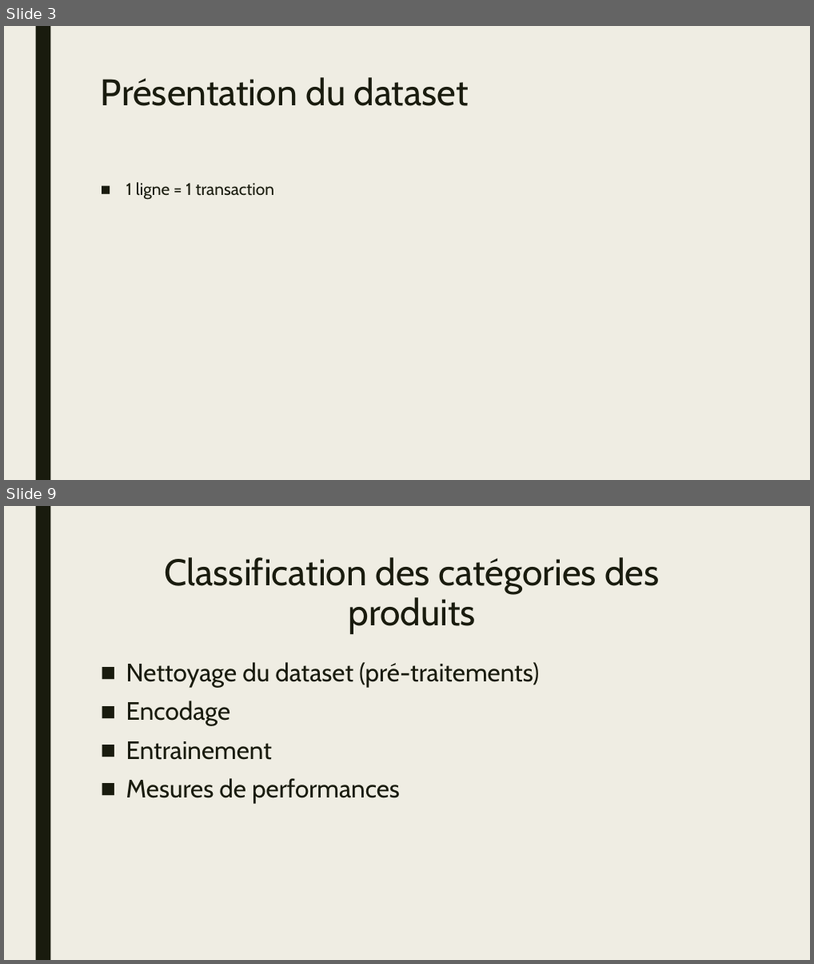
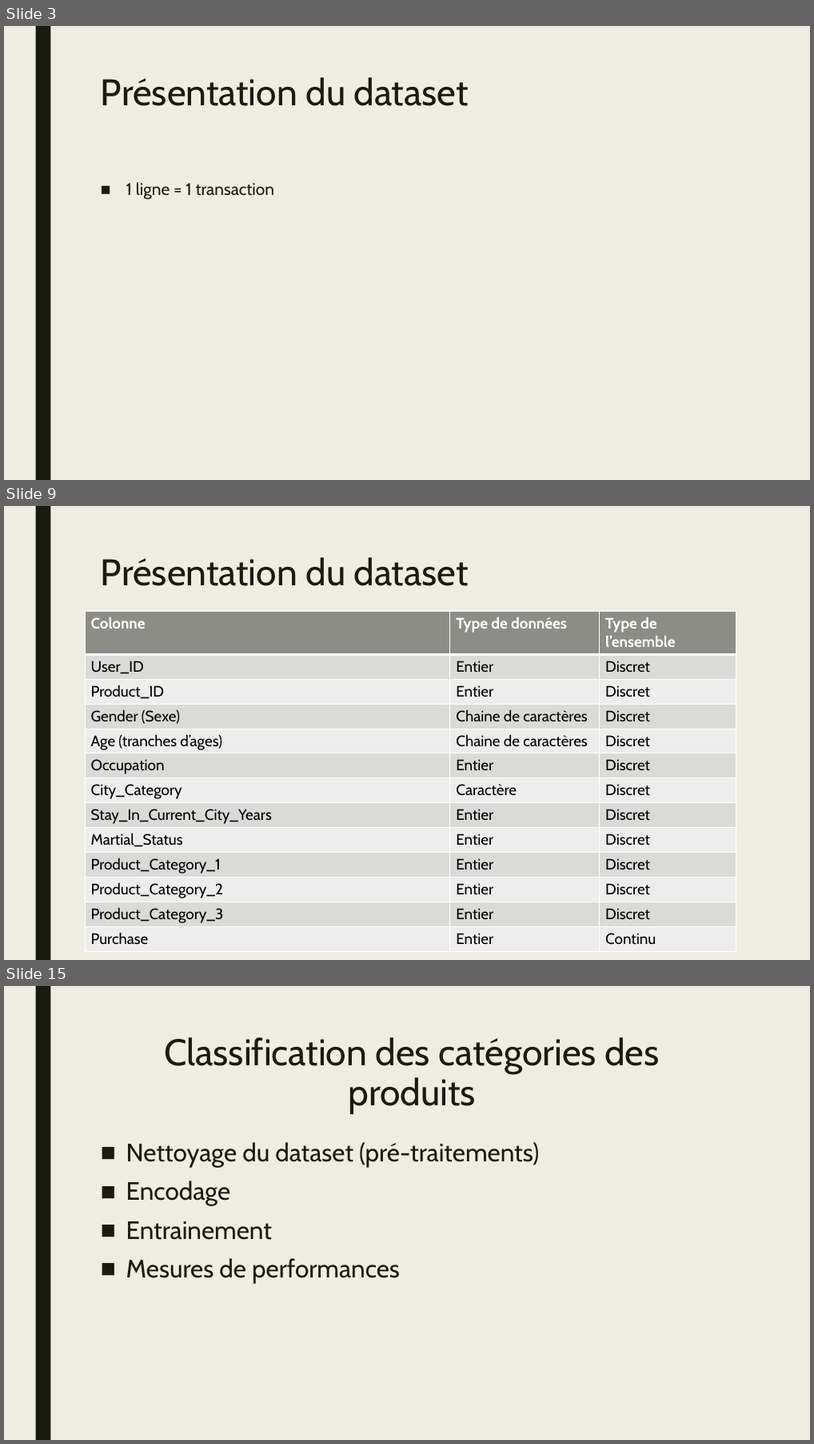
Before and after one commit to HamaniKhalil/black-friday-predict, a slide deck: presentation/fdd-hk-presentation-bf.pptx. Shown one above the other, each under a label of ours: slides 3 and 9 before the commit, slides 3, 9 and 15 after it; the slides between them are not shown. The pictures are 814x964 and 814x1444 pixels, drawn with LibreOffice and Linux fonts; fonts in the diff are those of the drawing. Boxes give left, top, right and bottom in pixels: in the first picture for what was removed or moved away, otherwise in the second. Text is boxed around its words. In the diff, an @@ line names an element or a change of style, - is before the commit and + after.

```diff
--- a/presentation/fdd-hk-presentation-bf.pptx
+++ b/presentation/fdd-hk-presentation-bf.pptx
@@ slide 9 added at bbox=[4, 506, 810, 960], background #EFEDE3; not listed: 1 template element that a slide beside it also shows @@
@@ title added at bbox=[101, 557, 469, 586], 44 pt, text #191B0E @@
+Présentation du dataset
@@ table added at bbox=[85, 612, 736, 948], 13 rows, 3 columns @@
+Colonne | Type de données | Type de l’ensemble
+User_ID | Entier | Discret
+Product_ID | Entier | Discret
+Gender (Sexe) | Chaine de caractères | Discret
+Age (tranches d’ages) | Chaine de caractères | Discret
+Occupation | Entier | Discret
+City_Category | Caractère | Discret
+Stay_In_Current_City_Years | Entier | Discret
+Martial_Status | Entier | Discret
+Product_Category_1 | Entier | Discret
+Product_Category_2 | Entier | Discret
+Product_Category_3 | Entier | Discret
+Purchase | Entier | Continu
@@ what was slide 9 is now slide 15 @@
```
Also in this commit, not shown: 8 slides changed, 20 other slides added, 2 slides removed, 13 other files.
